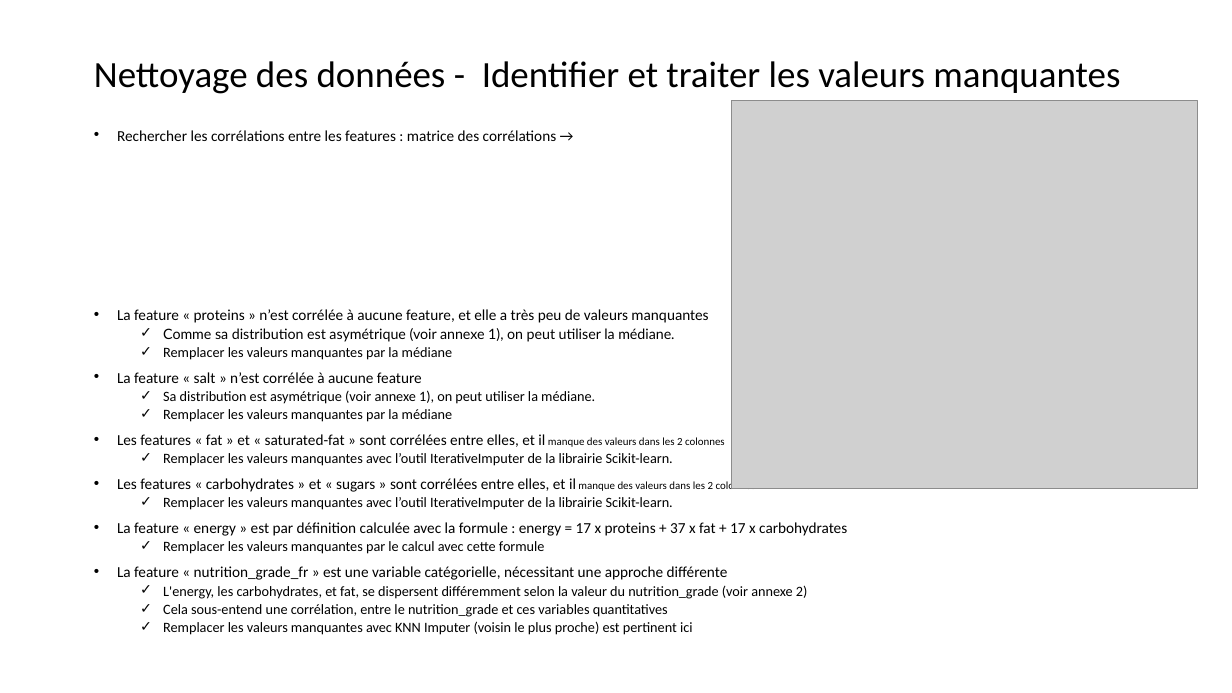
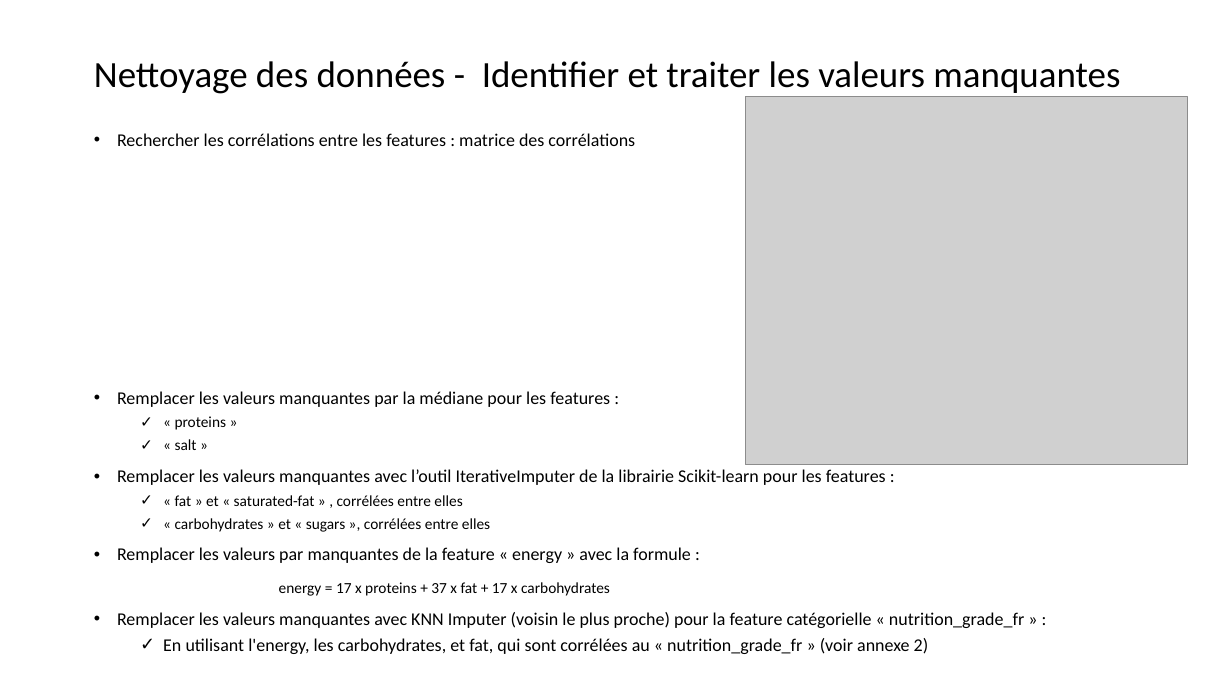
Before and after one commit to ludovic-source/Data_scientist_formation, a slide deck: slide 5 of projet_3/Chimier_Ludovic_1_presentation_092024.pptx. Drawn at 1232x693 pixels with LibreOffice and Linux fonts; fonts in the diff are those of the drawing; grey boxes stand for pictures. Boxes give left, top, right and bottom in pixels: in the first picture for what was removed or moved away, otherwise in the second. Text is boxed around its words. In the diff, an @@ line names an element or a change of style, - is before the commit and + after.

```diff
--- a/projet_3/Chimier_Ludovic_1_presentation_092024.pptx
+++ b/projet_3/Chimier_Ludovic_1_presentation_092024.pptx
@@ picture: place and size @@
-picture at (732,101,1198,488)
+picture at (746,97,1189,465)
@@ text at (117,133,1024,654): text changed; size 11.1 to 14 pt @@
-• Rechercher les corrélations entre les features : matrice des corrélations →
-• La feature « proteins » n’est corrélée à aucune feature, et elle a très peu de valeurs manquantes
-  ✓ Comme sa distribution est asymétrique (voir annexe 1), on peut utiliser la médiane.
-  ✓ Remplacer les valeurs manquantes par la médiane
-• La feature « salt » n’est corrélée à aucune feature
-  ✓ Sa distribution est asymétrique (voir annexe 1), on peut utiliser la médiane.
-  ✓ Remplacer les valeurs manquantes par la médiane
-• Les features « fat » et « saturated-fat » sont corrélées entre elles, et il manque des valeurs dans les 2 colonnes
-  ✓ Remplacer les valeurs manquantes avec l’outil IterativeImputer de la librairie Scikit-learn.
-• Les features « carbohydrates » et « sugars » sont corrélées entre elles, et il manque des valeurs dans les 2 colonnes
-  ✓ Remplacer les valeurs manquantes avec l’outil IterativeImputer de la librairie Scikit-learn.
-• La feature « energy » est par définition calculée avec la formule : energy = 17 x proteins + 37 x fat + 17 x carbohydrates
-  ✓ Remplacer les valeurs manquantes par le calcul avec cette formule
-• La feature « nutrition_grade_fr » est une variable catégorielle, nécessitant une approche différente
-  ✓ L'energy, les carbohydrates, et fat, se dispersent différemment selon la valeur du nutrition_grade (voir annexe 2)
-  ✓ Cela sous-entend une corrélation, entre le nutrition_grade et ces variables quantitatives
-  ✓ Remplacer les valeurs manquantes avec KNN Imputer (voisin le plus proche) est pertinent ici
+• Rechercher les corrélations entre les features : matrice des corrélations
+• Remplacer les valeurs manquantes par la médiane pour les features :
+  ✓ « proteins »
+  ✓ « salt »
+• Remplacer les valeurs manquantes avec l’outil IterativeImputer de la librairie Scikit-learn pour les features :
+  ✓ « fat » et « saturated-fat » , corrélées entre elles
+  ✓ « carbohydrates » et « sugars », corrélées entre elles
+• Remplacer les valeurs par manquantes de la feature « energy » avec la formule :
+energy = 17 x proteins + 37 x fat + 17 x carbohydrates
+• Remplacer les valeurs manquantes avec KNN Imputer (voisin le plus proche) pour la feature catégorielle « nutrition_grade_fr » :
+  ✓ En utilisant l'energy, les carbohydrates, et fat, qui sont corrélées au « nutrition_grade_fr » (voir annexe 2)
```
Also in this commit, not shown: 9 other slides changed.
